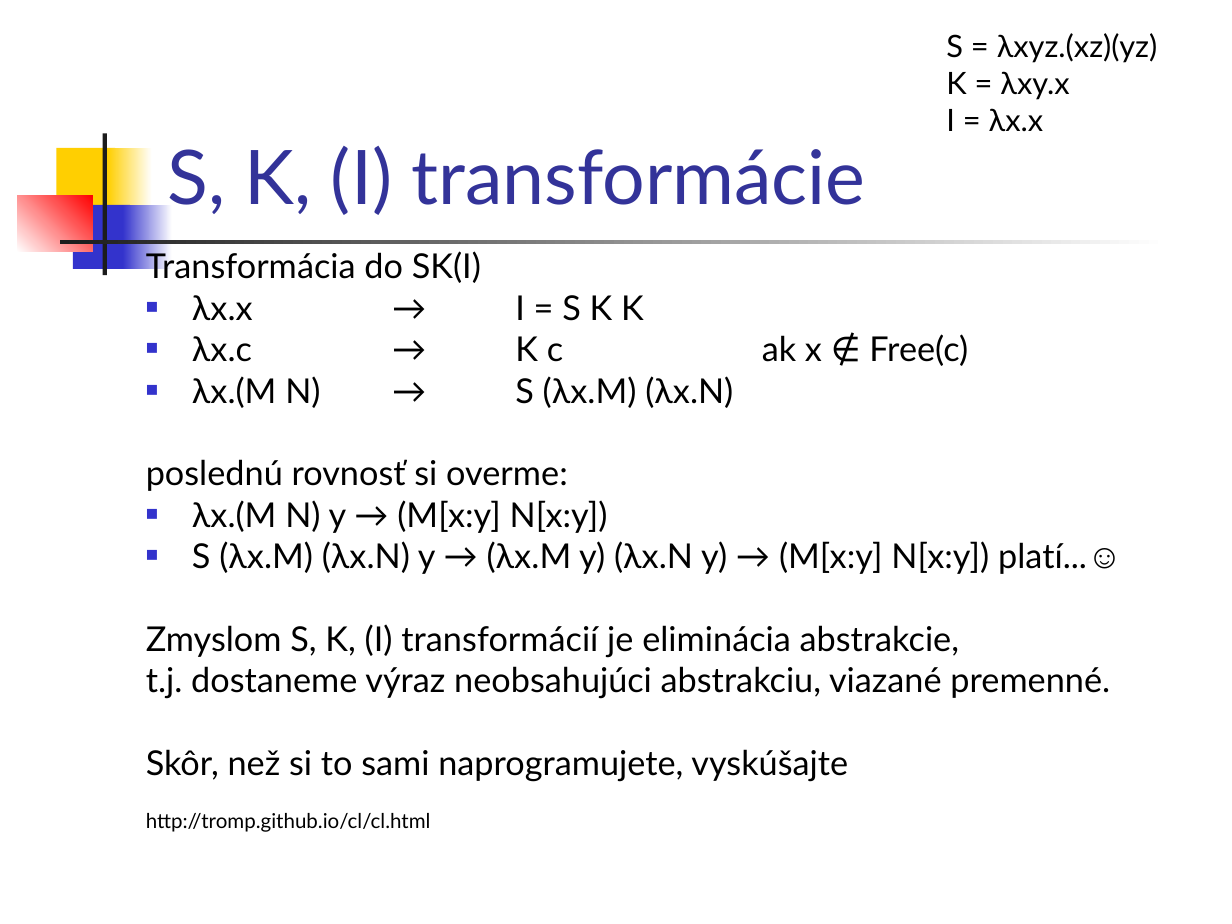
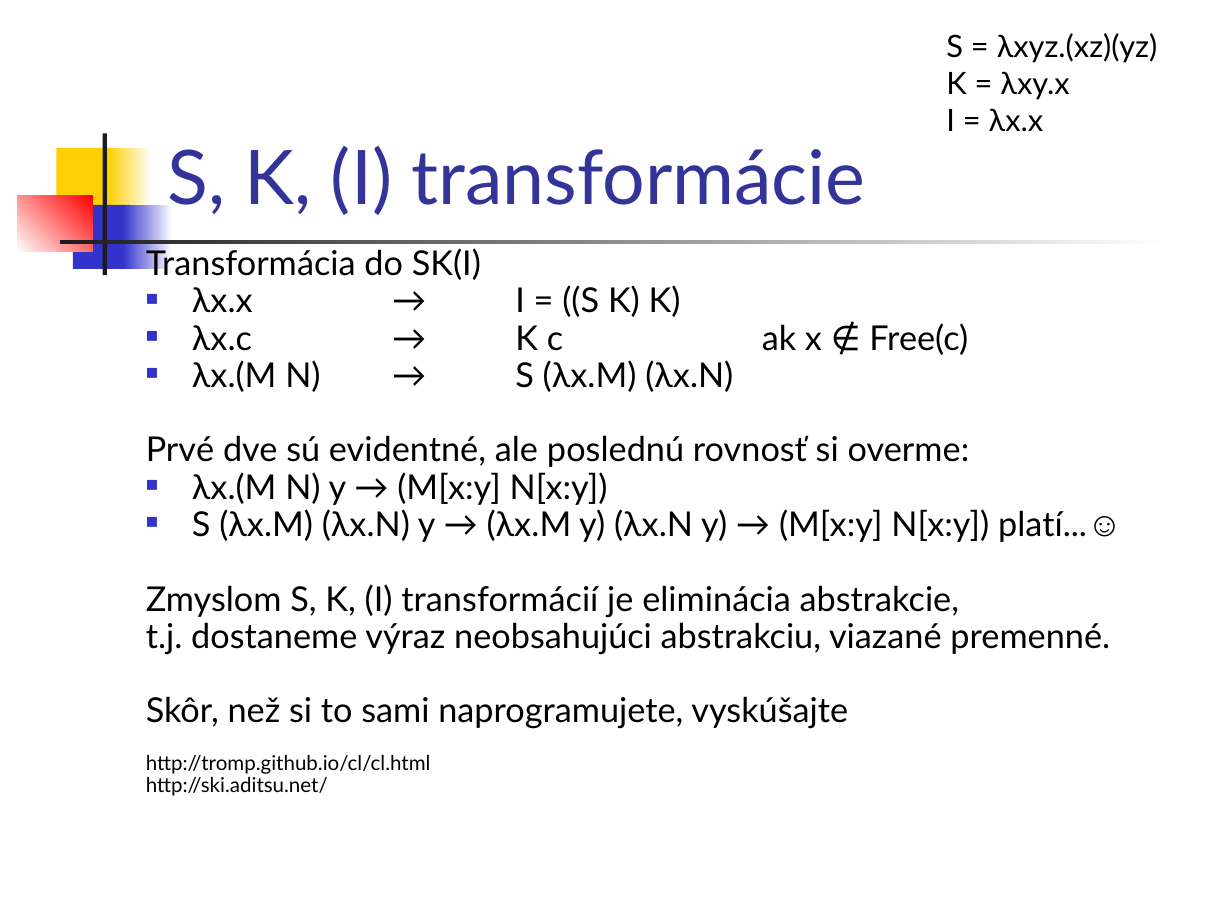
Before and after one commit to Funkcionalne/Prednasky, a slide deck: slide 3 of 07/07_fpro.ppt. Drawn at 1232x924 pixels with LibreOffice and Linux fonts; fonts in the diff are those of the drawing. Boxes give left, top, right and bottom in pixels: in the first picture for what was removed or moved away, otherwise in the second. Text is boxed around its words. In the diff, an @@ line names an element or a change of style, - is before the commit and + after.

```diff
--- a/07/07_fpro.ppt
+++ b/07/07_fpro.ppt
@@ text at (146, 246, 1122, 774): line spacing 0.8 to 0.7 @@
@@ text at (192, 285, 681, 317): text changed @@
-■ λx.x → I = S K K
+■ λx.x → I = ((S K) K)
@@ text at (146, 435, 970, 467): text changed @@
-poslednú rovnosť si overme:
+Prvé dve sú evidentné, ale poslednú rovnosť si overme:
@@ text at (146, 777, 328, 796): paragraph added @@
+http://ski.aditsu.net/
```
Also in this commit, not shown: 5 other slides changed, 3 slides added, 3 other files.
